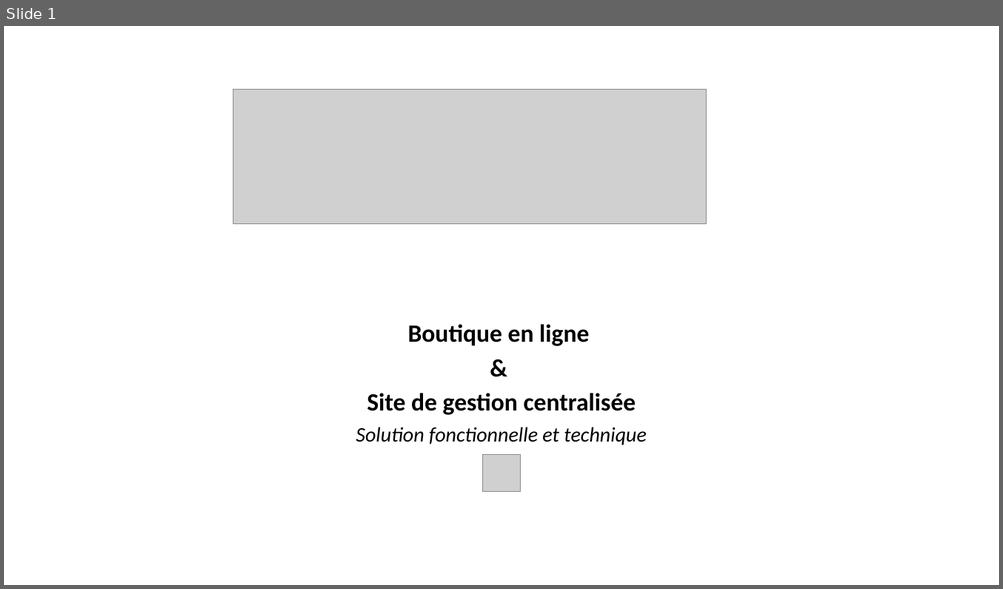
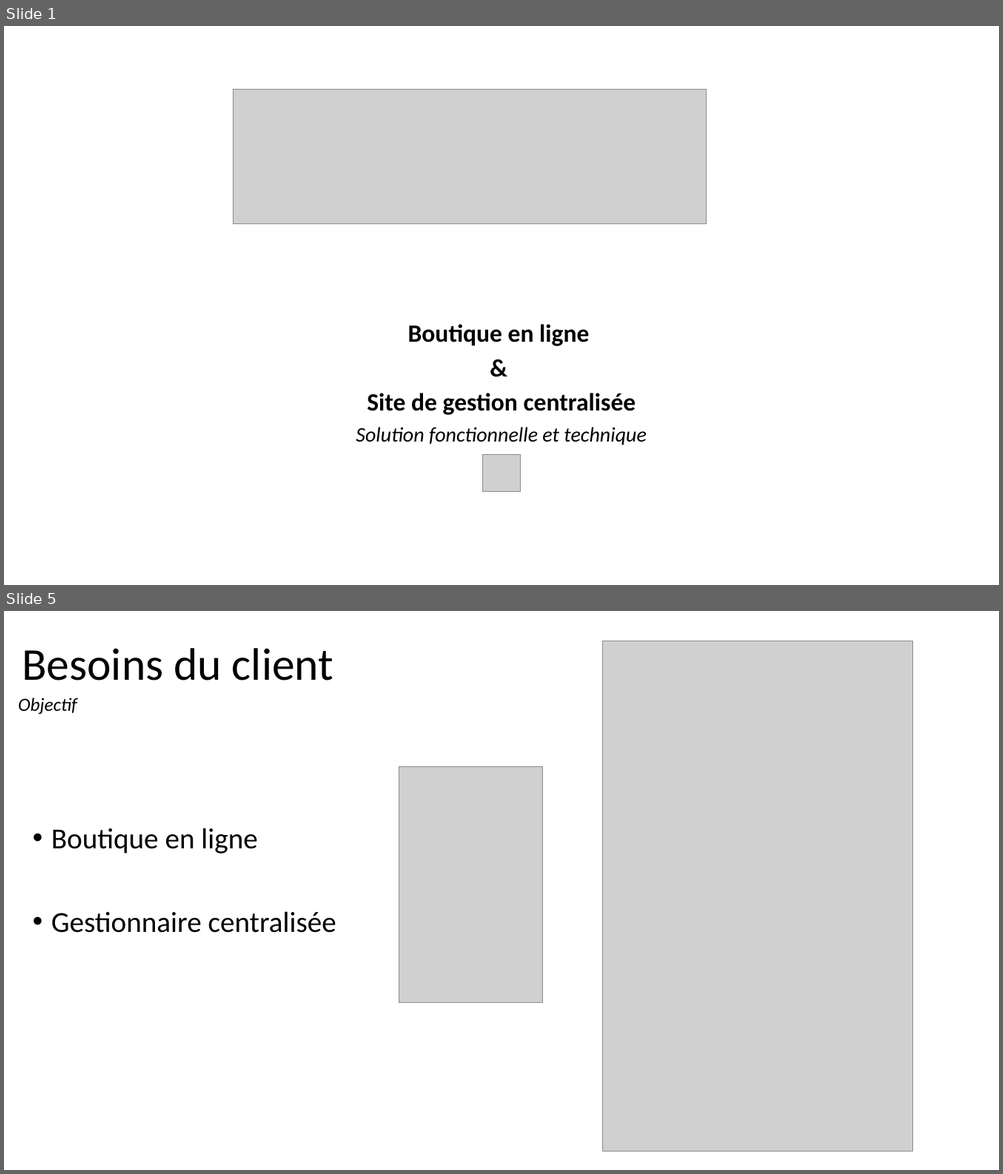
Before and after one commit to StephenAOGOLO/P4_Analysez_les_besoins, a slide deck: Projet_4_Solution_fonctionnelle_et_technique.pptx. Shown one above the other, each under a label of ours: slide 1 before the commit, slides 1 and 5 after it; the slides between them are not shown. The pictures are 1003x589 and 1003x1174 pixels, drawn with LibreOffice and Linux fonts; fonts in the diff are those of the drawing; grey boxes stand for pictures. Boxes give left, top, right and bottom in pixels: in the first picture for what was removed or moved away, otherwise in the second. Text is boxed around its words. In the diff, an @@ line names an element or a change of style, - is before the commit and + after.

```diff
--- a/Projet_4_Solution_fonctionnelle_et_technique.pptx
+++ b/Projet_4_Solution_fonctionnelle_et_technique.pptx
@@ slide 5 added at box(4, 611, 999, 1170), background #FFFFFF @@
@@ title added at box(22, 648, 333, 681), 44 pt, text #000000 @@
+Besoins du client
@@ picture added at box(603, 641, 913, 1152) @@
@@ text added at box(18, 698, 77, 715), 18 pt, text #000000, italic @@
+Objectif
@@ picture added at box(398, 767, 543, 1002) @@
@@ text added at box(51, 828, 336, 933), 28 pt, text #000000 @@
+• Boutique en ligne
+• Gestionnaire centralisée
```
Also in this commit, not shown: 1 slide changed, 16 other slides added.
